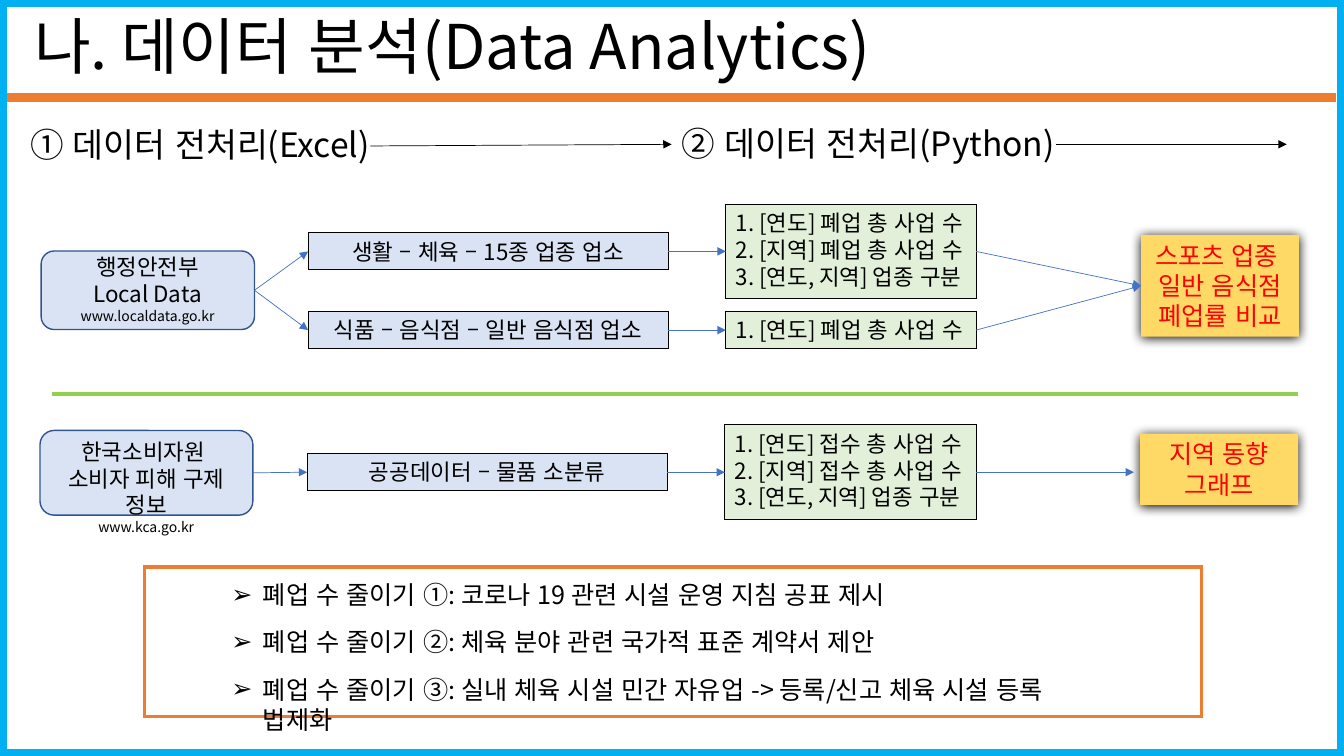
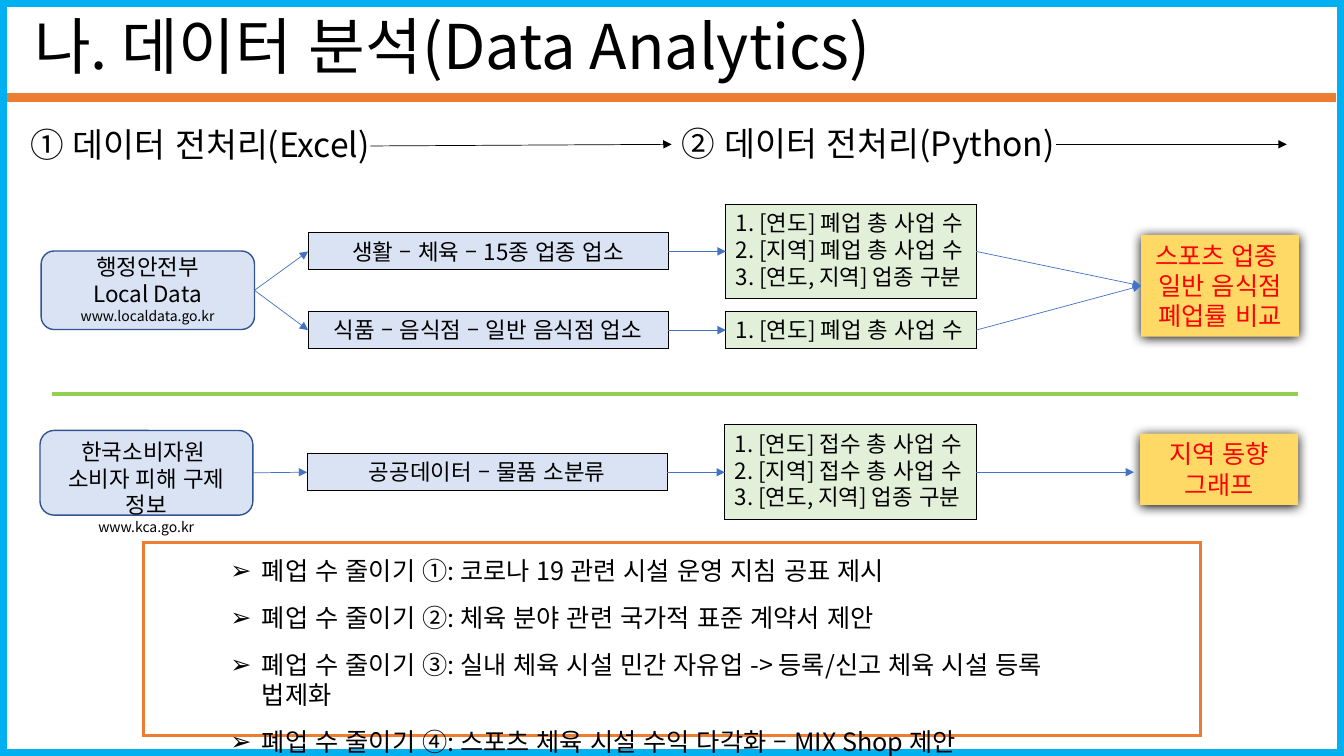
Before and after one commit to seungjae1162/SportsData, a slide deck: slide 8 of standard_in_2020-12-31/코로나19에따른 스포츠시설 폐업 수(20201228_20210103).pptx. Drawn at 1344x756 pixels with LibreOffice and Linux fonts; fonts in the diff are those of the drawing. Boxes give left, top, right and bottom in pixels: in the first picture for what was removed or moved away, otherwise in the second. Text is boxed around its words. In the diff, an @@ line names an element or a change of style, - is before the commit and + after.

```diff
--- a/standard_in_2020-12-31/코로나19에따른 스포츠시설 폐업 수(20201228_20210103).pptx
+++ b/standard_in_2020-12-31/코로나19에따른 스포츠시설 폐업 수(20201228_20210103).pptx
@@ rectangle: place and size @@
-rectangle at <box>144,568,1202,718</box>
+rectangle at <box>143,542,1201,736</box>
@@ text "폐업 수 줄이기 ①: 코로나 ...": place and size @@
-text "폐업 수 줄이기 ①: 코로나 ..." at <box>263,582,1042,704</box>
+text "폐업 수 줄이기 ①: 코로나 ..." at <box>262,558,1041,756</box>
@@ text at <box>262,726,955,756</box>: paragraph added @@
+➢ 폐업 수 줄이기 ④: 스포츠 체육 시설 수익 다각화 – MIX Shop 제안
```
Also in this commit, not shown: 3 other slides changed, 1 slide added.
